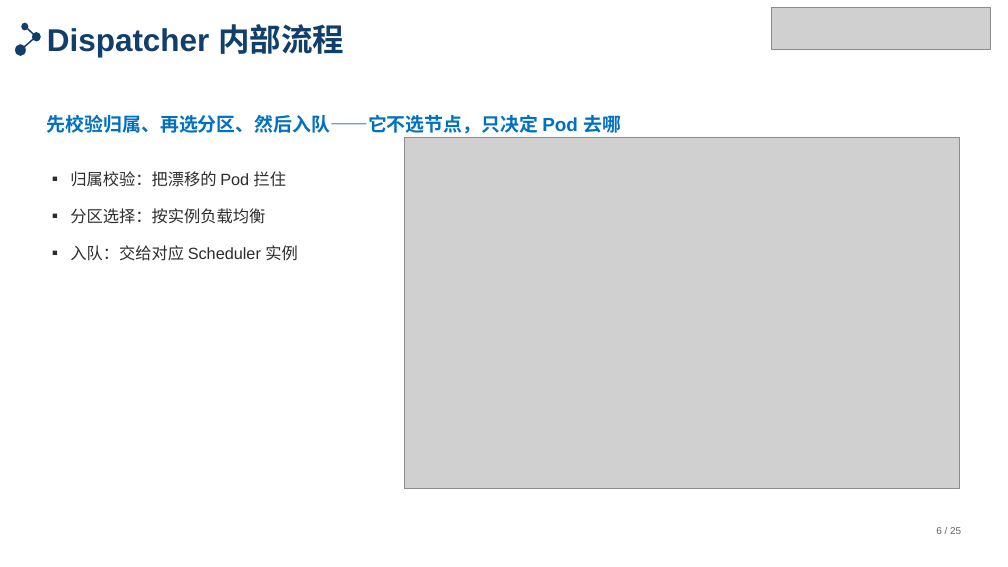
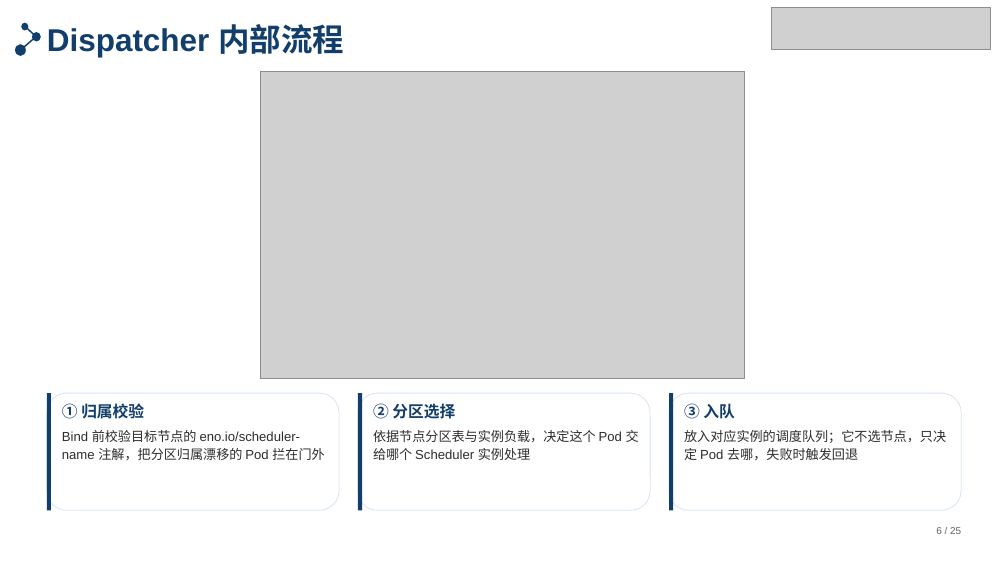
Before and after one commit to tengfei86/godel-scheduler, a slide deck: slide 6 of docs/thesis/defense/答辩PPT-北航模板版.pptx. Drawn at 1008x567 pixels with LibreOffice and Linux fonts; fonts in the diff are those of the drawing; grey boxes stand for pictures. Boxes give left, top, right and bottom in pixels: in the first picture for what was removed or moved away, otherwise in the second. Text is boxed around its words. In the diff, an @@ line names an element or a change of style, - is before the commit and + after.

```diff
--- a/docs/thesis/defense/答辩PPT-北航模板版.pptx
+++ b/docs/thesis/defense/答辩PPT-北航模板版.pptx
@@ picture: place and size @@
-picture at box(404, 138, 960, 488)
+picture at box(261, 72, 745, 378)
@@ text removed at box(47, 115, 621, 134) @@
-先校验归属、再选分区、然后入队——它不选节点，只决定 Pod 去哪
@@ text removed at box(70, 171, 298, 261) @@
-▪ 归属校验：把漂移的 Pod 拦住
-▪ 分区选择：按实例负载均衡
-▪ 入队：交给对应 Scheduler 实例
@@ rounded rectangle added at box(47, 393, 339, 510), fill #FFFFFF, outline #D6E3F0 0.75 pt @@
@@ rectangle added at box(47, 393, 51, 510), fill #113E6A @@
@@ text added at box(62, 403, 324, 460), 12.5 pt, text #2E2C2C @@
+① 归属校验
+Bind 前校验目标节点的 eno.io/scheduler-name 注解，把分区归属漂移的 Pod 拦在门外
@@ rounded rectangle added at box(358, 393, 651, 510), fill #FFFFFF, outline #D6E3F0 0.75 pt @@
@@ rectangle added at box(358, 393, 363, 510), fill #113E6A @@
@@ text added at box(373, 403, 639, 460), 12.5 pt, text #2E2C2C @@
+② 分区选择
+依据节点分区表与实例负载，决定这个 Pod 交给哪个 Scheduler 实例处理
@@ rounded rectangle added at box(669, 393, 961, 510), fill #FFFFFF, outline #D6E3F0 0.75 pt @@
@@ rectangle added at box(669, 393, 673, 510), fill #113E6A @@
@@ text added at box(684, 403, 946, 460), 12.5 pt, text #2E2C2C @@
+③ 入队
+放入对应实例的调度队列；它不选节点，只决定 Pod 去哪，失败时触发回退
```
Also in this commit, not shown: 1 other slide changed, 3 other files.
